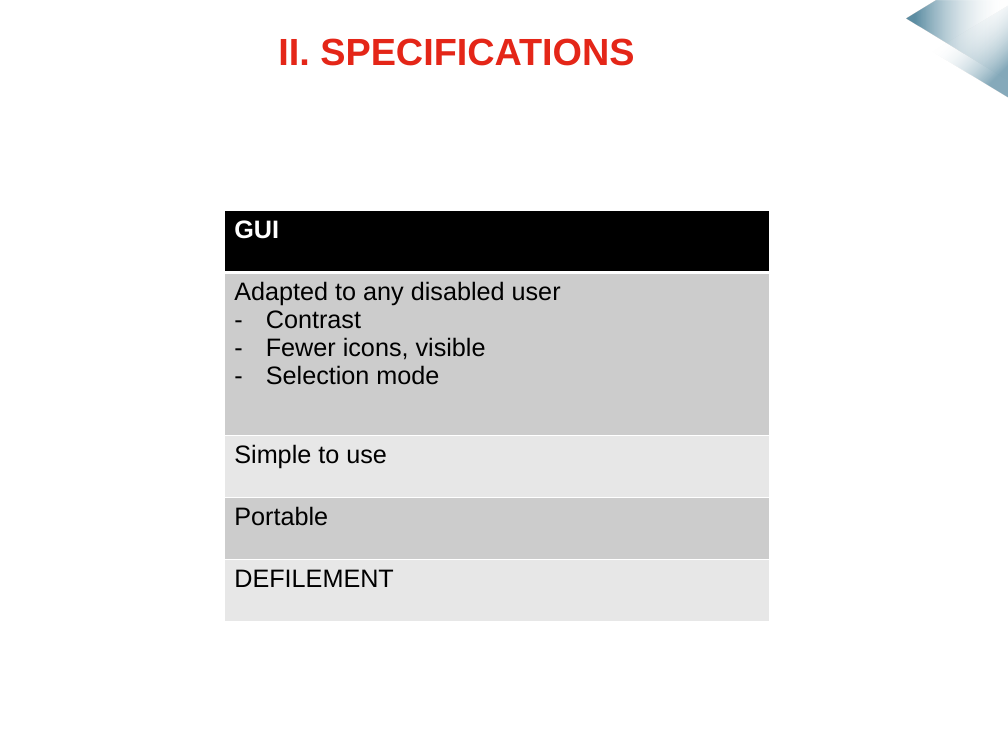
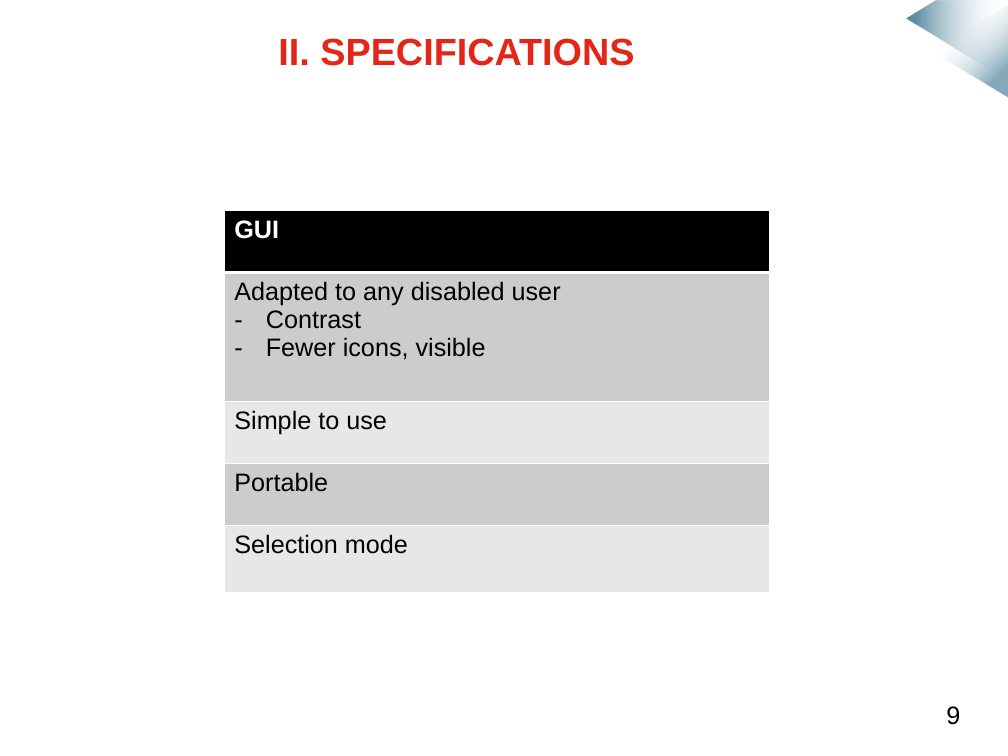
Before and after one commit to mmeven/EP_Domotique_Tablette, a slide deck: slide 7 of Rendu/Diapo_prototype_janvier.pptx. Drawn at 1008x756 pixels with LibreOffice and Linux fonts; fonts in the diff are those of the drawing; background and template pictures are left out. Boxes give left, top, right and bottom in pixels: in the first picture for what was removed or moved away, otherwise in the second. Text is boxed around its words. In the diff, an @@ line names an element or a change of style, - is before the commit and + after.

```diff
--- a/Rendu/Diapo_prototype_janvier.pptx
+++ b/Rendu/Diapo_prototype_janvier.pptx
@@ table at (x1=225, y1=211, x2=770, y2=597) @@
-row 2, column 1: Adapted to any disabled user / Contrast / Fewer icons, visible / Selection mode
+row 2, column 1: Adapted to any disabled user / Contrast / Fewer icons, visible
-row 5, column 1: DEFILEMENT
+row 5, column 1: Selection mode
@@ text added at (x1=946, y1=706, x2=960, y2=725), 18 pt, text #000000 @@
+9
```
Also in this commit, not shown: 13 other slides changed.
